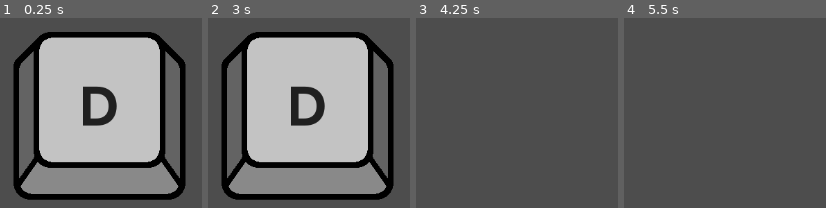
Above: before the commit, frames 1-4 (left to right).
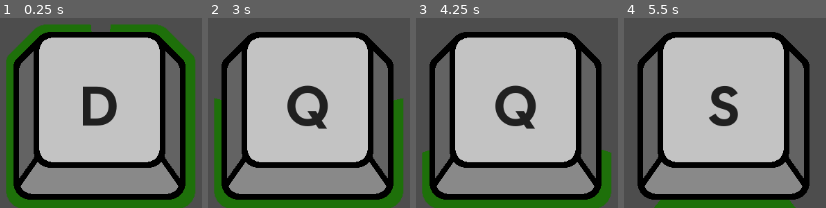
Above: after the commit, the same moments.

Repository: Slumbergeist/Minigame-Project
Game: Godot game, scene res://World/world.tscn
Two runs of this game, one before a commit and one after it. Both use one fixed random seed, a clock stepped at 60 frames per second and the inputs below.
Inputs:
- Up to frame 1 (0.25 s): no input
- Up to frame 2 (3 s): tap Enter at 0.5 s; hold D (right) 0.53-1.28 s; tap Q (peek_L) at 0.6, 2.1 s; tap Space at 1.25 s; hold S (down) 1.28-2.03 s; tap E (peek_R) at 1.35, 2.85 s; hold D (right) 2.03-2.78 s; hold W (up) from 2.78 s (still down)
- Up to frame 3 (4.25 s): release W (up) at 3.53 s; hold A (left) from 3.53 s (still down); tap Q (peek_L) at 3.6 s
- Up to frame 4 (5.5 s): tap E (peek_R) at 4.35 s; release A (left) at 5.03 s; hold S (down) from 5.03 s (still down); tap Q (peek_L) at 5.1 s

The runs differ from the first frame. In frame 1, 15% of the frame differs, in the area x 2-97%, y 3-100%; in frame 2, 10%; in frame 3, 70%, in the area x 2-97%, y 7-100%; in frame 4, 67%.

Commit message:
Mash Minigame adds key switch mechanic and a visible fail timer. Basic setup for Key Alternating minigame

Diff:
--- /dev/null
+++ b/Mini Games/Key Alternate/MG-Alt.tscn
@@ -0,0 +1,9 @@
+[gd_scene format=3 uid="uid://cgmmfn0kv7e7v"]
+
+[node name="MG-Alt" type="Control"]
+layout_mode = 3
+anchors_preset = 15
+anchor_right = 1.0
+anchor_bottom = 1.0
+grow_horizontal = 2
+grow_vertical = 2
--- a/Mini Games/Key Mash/MG-Mash.gd
+++ b/Mini Games/Key Mash/MG-Mash.gd
@@ -1,18 +1,15 @@
 extends Control
-
-# TODO: Add ability for key switching and its frequency
-# TODO: Consider adding visible timer
 
 ## Strength determines how much progress is made every key press
 @export var strength: float = 10.0
 ## Decay determines how quickly the progress regresses without player activity
-@export var decay: float = 1.0
+@export var decay: float = 1.5
 ## Time limit determines how long the player has to fill the meter before they fail
-@export var time_limit: float = 3.0
+@export var time_limit: float = 7.0
 ## Switch determines whether the key to be pressed changes throughout or not
 @export var switch: bool = true
 ## Only applicable if switch = true. Frequency determines how often the key will change
-@export var frequency: float = 2.0
+@export var frequency: float = 1.5
 ## Enables the game to load
 @export var game_enabled: bool = false
 
--- a/Mini Games/Key Mash/Objects/key_mash.gd
+++ b/Mini Games/Key Mash/Objects/key_mash.gd
@@ -9,7 +9,9 @@
 var switch: bool
 var frequency: float
 
-@onready var timer: Timer = $Timer
+@onready var fail_timer_bar: TextureProgressBar = $"Visual Fail Timer"
+@onready var fail_timer: Timer = $"Fail Timer"
+@onready var frequency_timer: Timer = $"Frequency Timer"
 @onready var text_edit: RichTextLabel = $TextEdit
 @onready var se_success: AudioStreamPlayer = $Success
 @onready var se_failure: AudioStreamPlayer = $Failure
@@ -19,6 +21,8 @@
 ## Emitted when an instance of the key mashing minigame is failed
 signal mash_instance_failure()
 
+var rng = RandomNumberGenerator.new()
+
 var key: String = Util.random_action_selector()
 # Enables the effect of the strength variable
 var strength_active: bool = true
@@ -27,9 +31,13 @@
 
 func _ready() -> void:
 	text_edit.text = Util.action_to_keycode(key)
-	timer.start(time_limit)
+	if switch:
+		key_cycle()
+	fail_timer.start(time_limit)
+	fail_timer_bar.max_value = time_limit * 100
 
 func _process(delta: float) -> void:
+	fail_timer_bar.value = fail_timer.time_left * 100
 	if decay_active:
 		decay_progress()
 
@@ -50,20 +58,32 @@
 func decay_progress() -> void:
 	value -= decay
 
-# If the timer runs out, the player fails
-func _on_timer_timeout() -> void:
+## If switch is active, key_cycle resets the timer after each switch
+func key_cycle() -> void:
+	frequency_timer.start(rng.randf_range((frequency / 0.5), (frequency * 0.5)))
+
+# If the FAIL timer runs out, the player fails
+func _on_fail_timer_timeout() -> void:
 	mash_failure()
+
+# If switch is active, upon frequency_timer timout, gets a new random key to press
+func _on_frequency_timer_timeout() -> void:
+	if switch:
+		key = Util.random_action_selector()
+		text_edit.text = Util.action_to_keycode(key)
+		key_cycle()
 
 func _on_value_changed(value: float) -> void:
 	# If the progress bar value maxes out, the player succeeds
 	if value == max_value:
-		timer.stop()
+		fail_timer.stop()
 		mash_success()
 
 ## On success, it freezes any more game progress, emits the success signal, and then disappears
 func mash_success() -> void:
 	decay_active = false
 	strength_active = false
+	frequency_timer.stop()
 	tint_over = Util.success_color
 	mash_instance_success.emit()
 	se_success.play()
@@ -74,6 +94,7 @@
 func mash_failure() -> void:
 	decay_active = false
 	strength_active = false
+	frequency_timer.stop()
 	tint_over = Util.failure_color
 	mash_instance_failure.emit()
 	se_failure.play()
--- a/Mini Games/Key Mash/Objects/key_mash.tscn
+++ b/Mini Games/Key Mash/Objects/key_mash.tscn
@@ -37,7 +37,7 @@
 horizontal_alignment = 1
 vertical_alignment = 1
 
-[node name="Timer" type="Timer" parent="."]
+[node name="Fail Timer" type="Timer" parent="."]
 one_shot = true
 
 [node name="Success" type="AudioStreamPlayer" parent="."]
@@ -47,5 +47,21 @@
 stream = ExtResource("7_w7yyv")
 volume_db = -18.116
 
+[node name="Frequency Timer" type="Timer" parent="."]
+
+[node name="Visual Fail Timer" type="TextureProgressBar" parent="."]
+show_behind_parent = true
+layout_mode = 0
+offset_right = 40.0
+offset_bottom = 40.0
+scale = Vector2(1.1, 1.1)
+value = 100.0
+fill_mode = 8
+radial_initial_angle = 180.0
+texture_progress = ExtResource("3_y2nhi")
+texture_progress_offset = Vector2(-10, -10)
+tint_progress = Color(0.56078434, 0.9764706, 0, 0.8666667)
+
 [connection signal="value_changed" from="." to="." method="_on_value_changed"]
-[connection signal="timeout" from="Timer" to="." method="_on_timer_timeout"]
+[connection signal="timeout" from="Fail Timer" to="." method="_on_fail_timer_timeout"]
+[connection signal="timeout" from="Frequency Timer" to="." method="_on_frequency_timer_timeout"]
